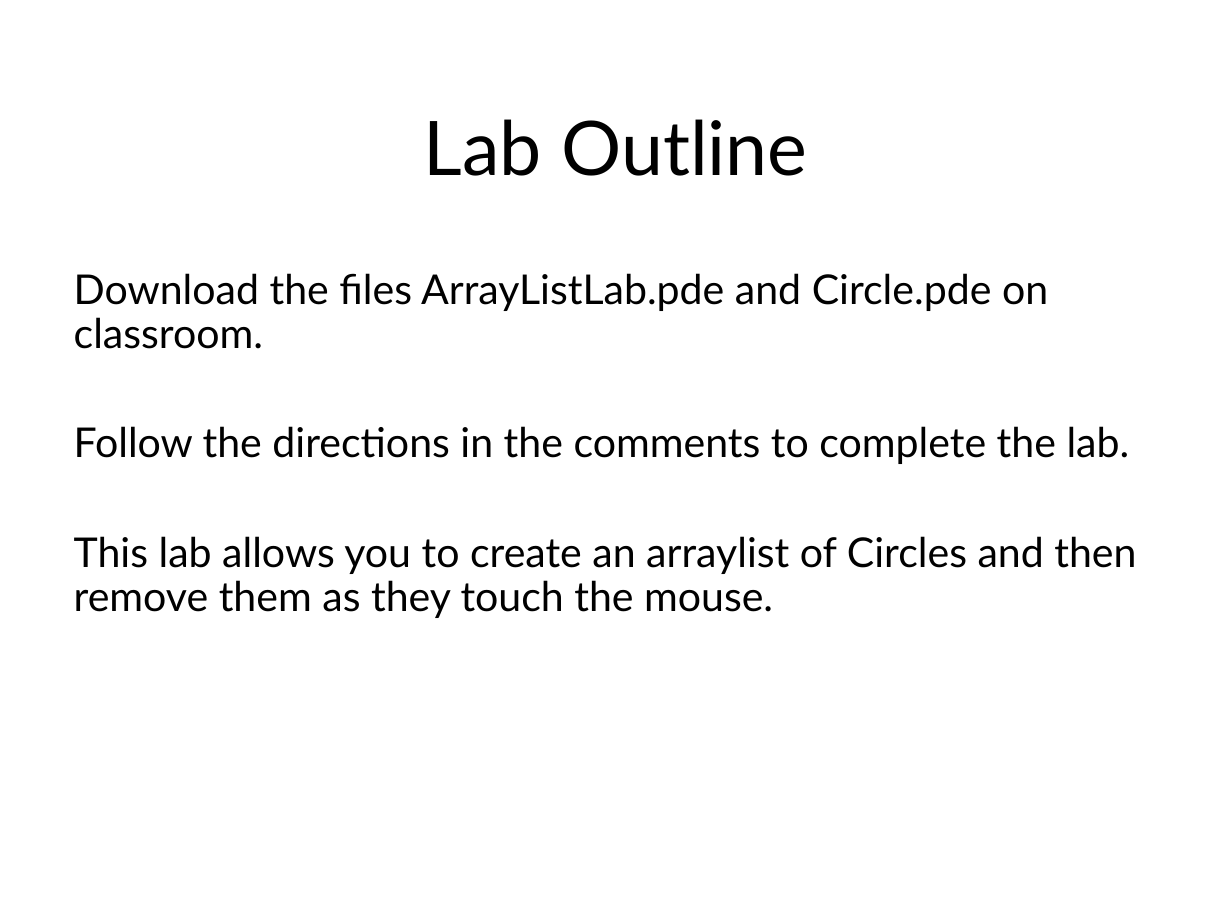
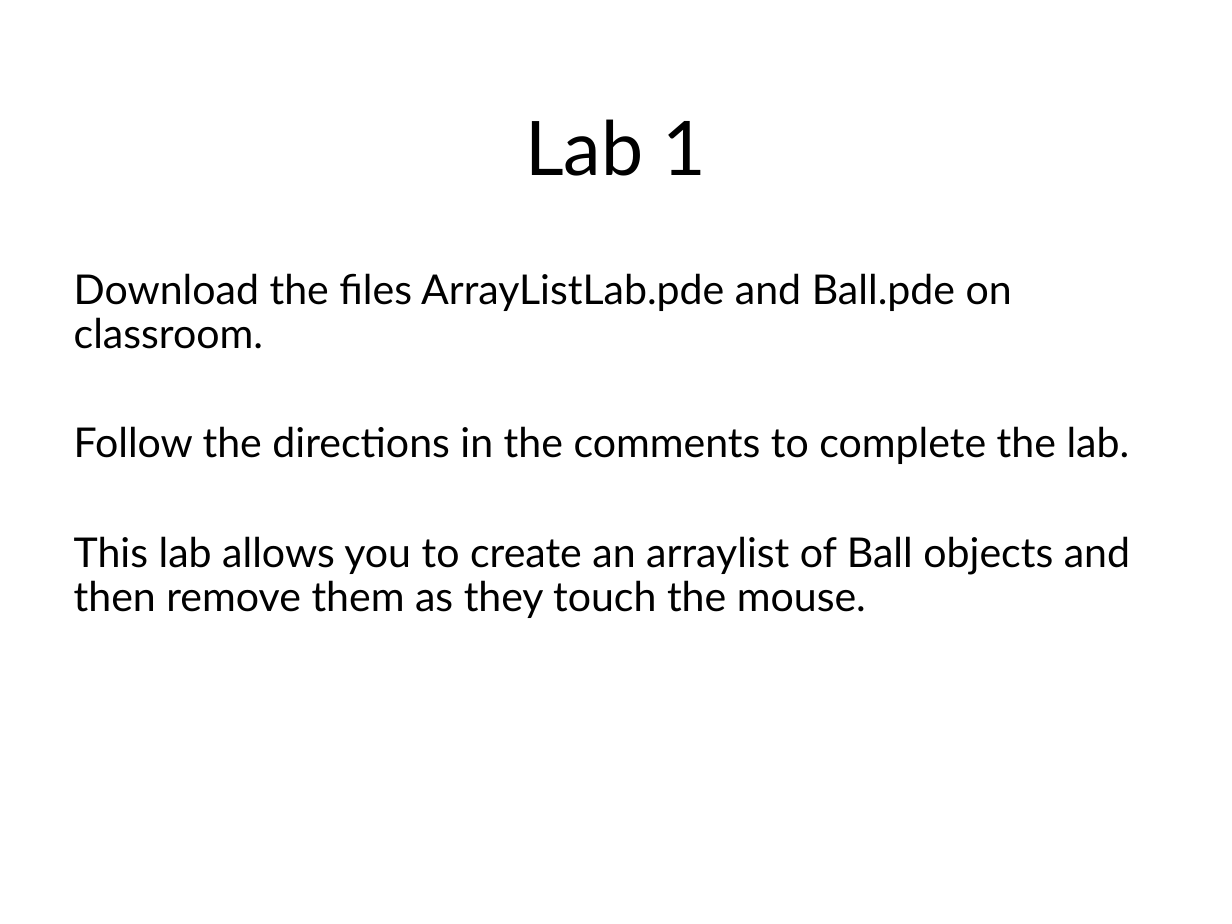
Before and after one commit to LongBaoNguyen/longbaonguyen.github.io, a slide deck: slide 24 of courses/apcsp/lecture13.ppt (slide 25 before the commit). Drawn at 1232x924 pixels with LibreOffice and Linux fonts; fonts in the diff are those of the drawing; background and template pictures are left out. Boxes give left, top, right and bottom in pixels: in the first picture for what was removed or moved away, otherwise in the second. Text is boxed around its words. In the diff, an @@ line names an element or a change of style, - is before the commit and + after.

Commit message:
arraylist

```diff
--- a/courses/apcsp/lecture13.ppt
+++ b/courses/apcsp/lecture13.ppt
@@ title at (x1=525, y1=119, x2=707, y2=176): text changed @@
-Lab Outline
+Lab 1
@@ text at (x1=74, y1=273, x2=1012, y2=349): text changed @@
-Download the files ArrayListLab.pde and Circle.pde on classroom.
+Download the files ArrayListLab.pde and Ball.pde on classroom.
@@ text at (x1=74, y1=536, x2=1130, y2=618): text changed @@
-This lab allows you to create an arraylist of Circles and then remove them as they touch the mouse.
+This lab allows you to create an arraylist of Ball objects and then remove them as they touch the mouse.
```
Also in this commit, not shown: 13 other slides changed, 1 slide added, 2 slides removed, 6 other files.
